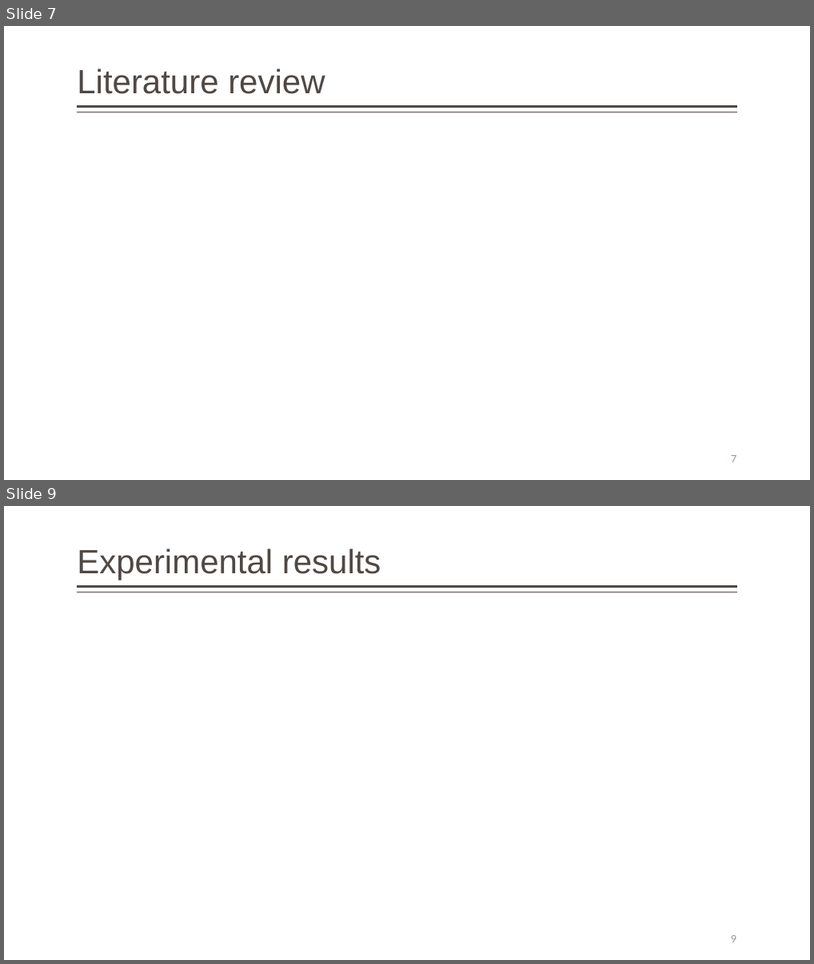
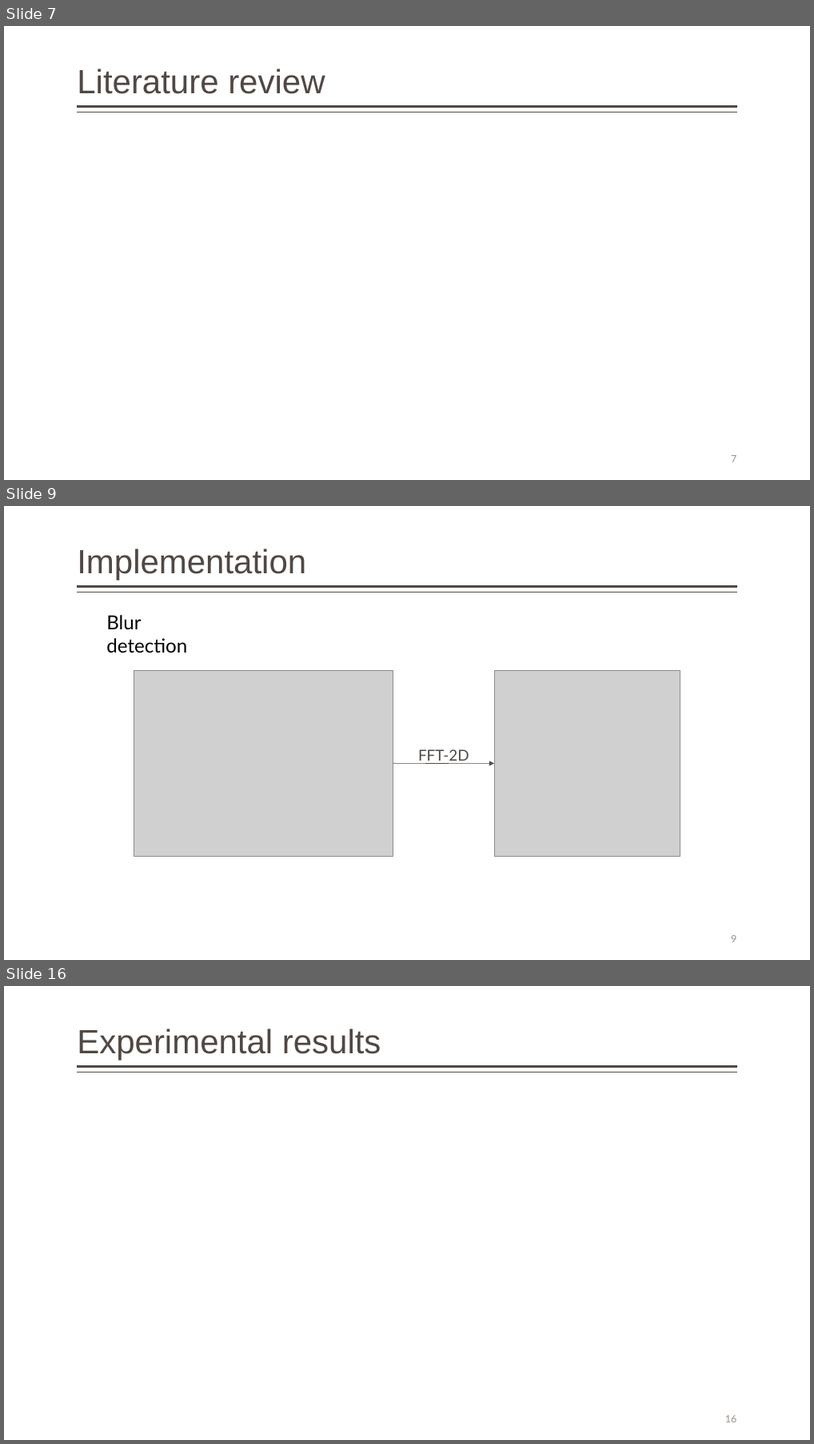
Before and after one commit to Gitworkarboy/Face-Attendance-System, a slide deck: presentation/face-attendance-2018.pptx. Shown one above the other, each under a label of ours: slides 7 and 9 before the commit, slides 7, 9 and 16 after it; the slides between them are not shown. The pictures are 814x964 and 814x1444 pixels, drawn with LibreOffice and Linux fonts; fonts in the diff are those of the drawing; grey boxes stand for pictures. Boxes give left, top, right and bottom in pixels: in the first picture for what was removed or moved away, otherwise in the second. Text is boxed around its words. In the diff, an @@ line names an element or a change of style, - is before the commit and + after.

```diff
--- a/presentation/face-attendance-2018.pptx
+++ b/presentation/face-attendance-2018.pptx
@@ slide 9 added at (4,506,810,960), background #FFFFFF; not listed: 2 template elements that a slide beside it also shows @@
@@ title added at (77,548,306,580), 40 pt, text #514843 @@
+Implementation
@@ text added at (106,615,187,652), 23 pt, text #000000 @@
+Blur detection
@@ group added at (134,670,681,856): 2 pictures, 1 arrow, 1 text @@
+FFT-2D
@@ page number added at (731,935,737,942), 12 pt, text #9D8F88 @@
+9
@@ what was slide 9 is now slide 16 @@
@@ page number at (726,1415,738,1422): text changed @@
-9
+16
```
Also in this commit, not shown: 2 slides changed, 8 other slides added, 1 slide removed, 8 other files.
